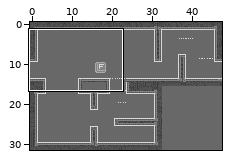
An edit to a level. Tiled map, resource/maps/eigth_level.tmx. Above: a wide view before the commit, with the close-up outlined.
Close-up. Old version:
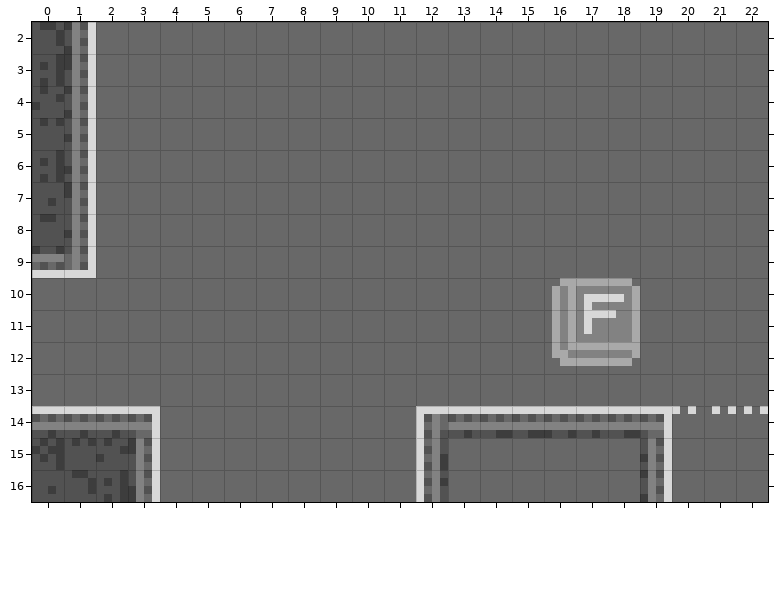
Cells are 4x4 px. Shown: x 0..22, y 2..16.
After:
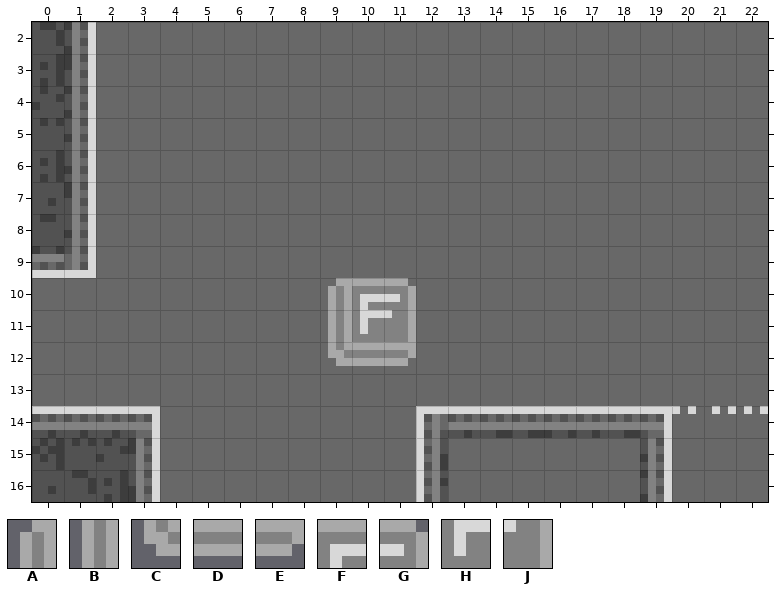
Key: from "city_tileset": A 285, B 301, C 317, D 318, E 319, F 334, G 335, H 350, J 351.
_ is an empty cell.
Tiles replaced or removed in this view: A, B, C, D, E, F, G, H, J.
From old to new:
Changed rows in their new state; . is an unchanged cell.
Layer "r/front layer":
first column x 9:
10 A.G....___
11 B......___
12 CDE....___
Layer "b/front layer":
first column x 9:
10 A.G....___
11 B......___
12 CDE....___
Layer "g/front layer":
first column x 9:
10 AFG....___
11 BHJ....___
12 CDE....___
Where, in picture pixels (left, top, right, bottom), the same in both close-ups:
added: (328, 278, 416, 366)
removed: (552, 278, 640, 366)
